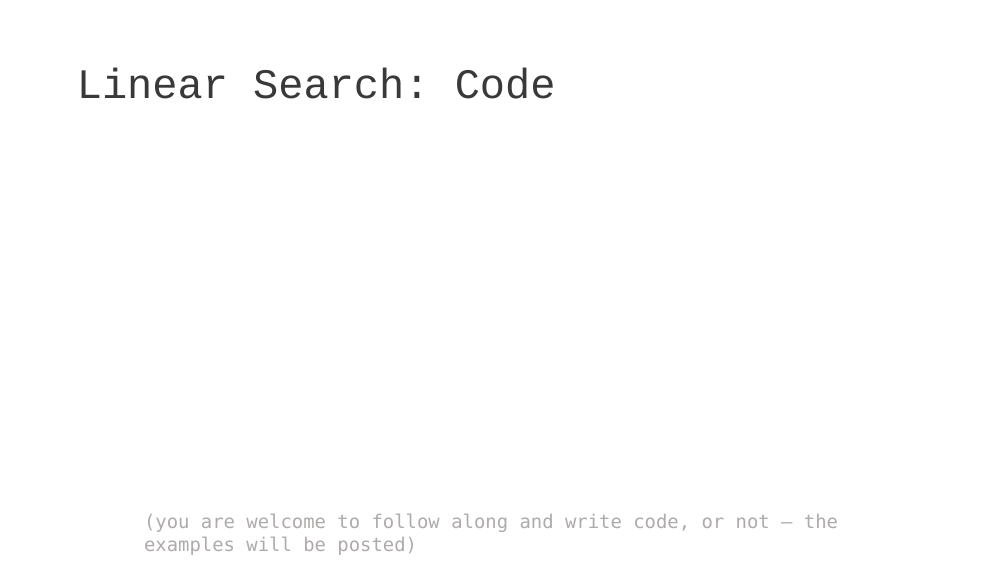
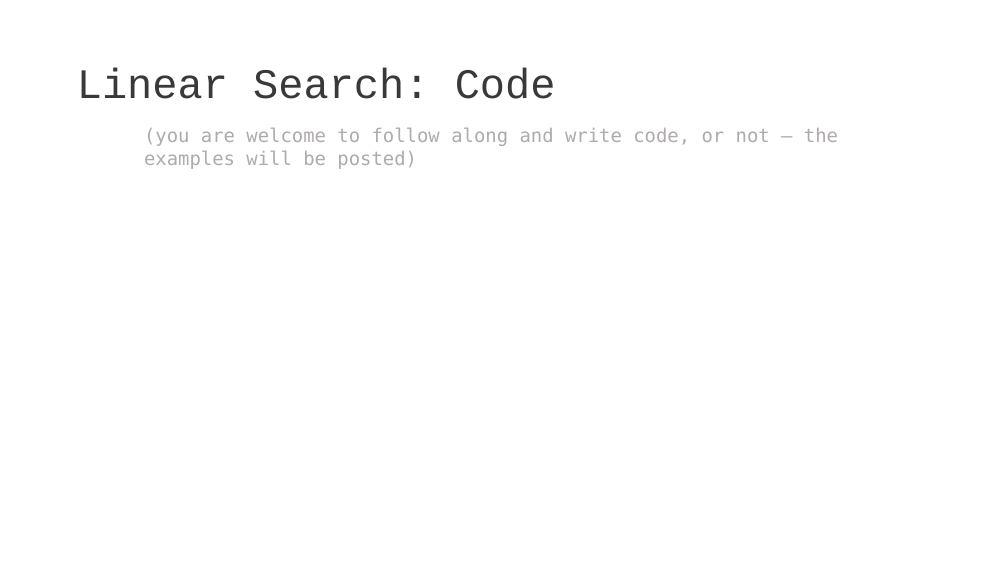
Before and after one commit to bridger-herman/search-lecture, a slide deck: slide 12 of SearchLecture.pptx. Drawn at 1008x567 pixels with LibreOffice and Linux fonts; fonts in the diff are those of the drawing. Boxes give left, top, right and bottom in pixels: in the first picture for what was removed or moved away, otherwise in the second. Text is boxed around its words. In the diff, an @@ line names an element or a change of style, - is before the commit and + after.

```diff
--- a/SearchLecture.pptx
+++ b/SearchLecture.pptx
@@ text "(you are welcome to follow ..." moved from (x1=144, y1=514, x2=838, y2=555) to (x1=144, y1=128, x2=838, y2=169) @@
```
Also in this commit, not shown: 10 other slides changed, 1 slide added, 2 other files.
